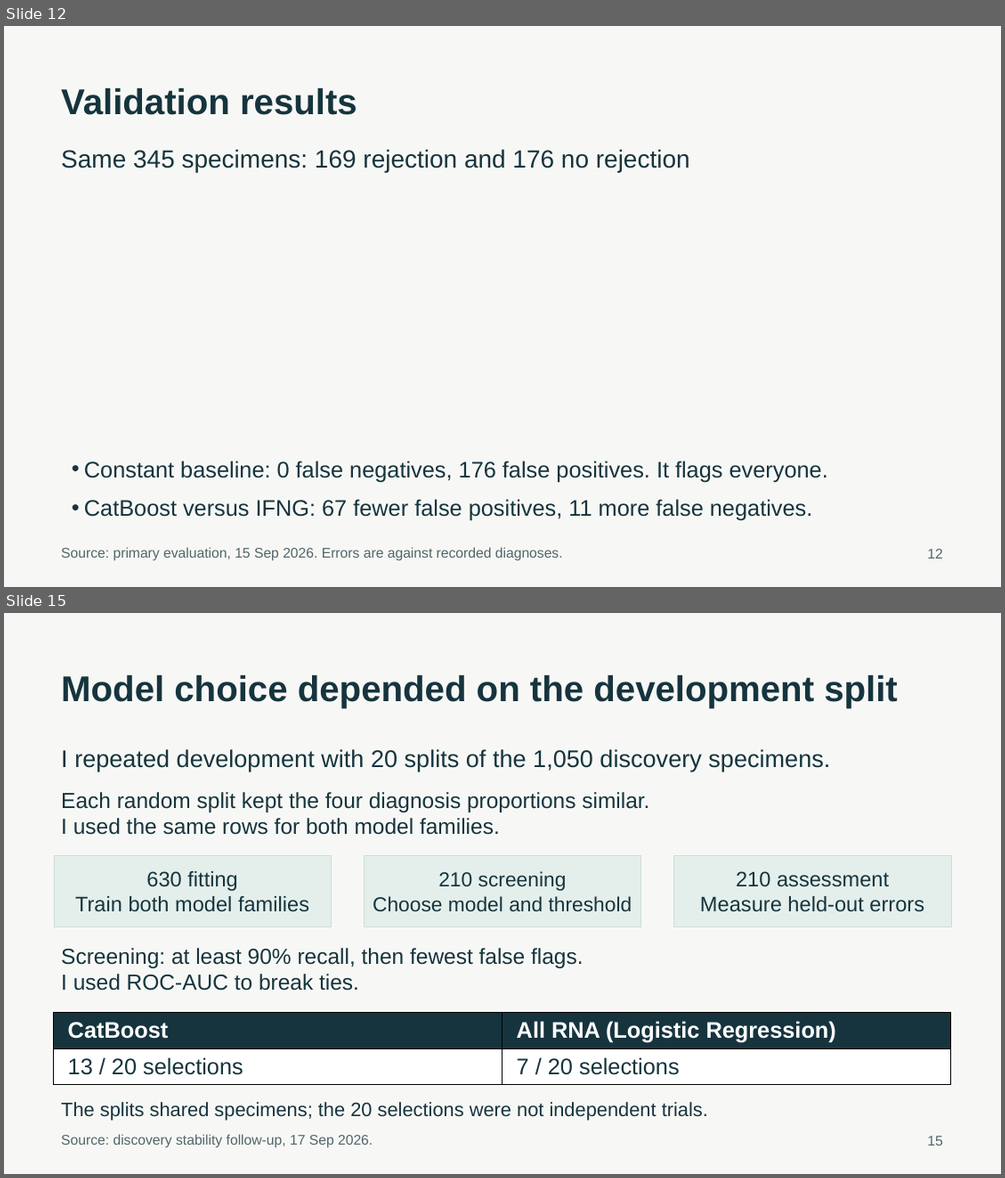
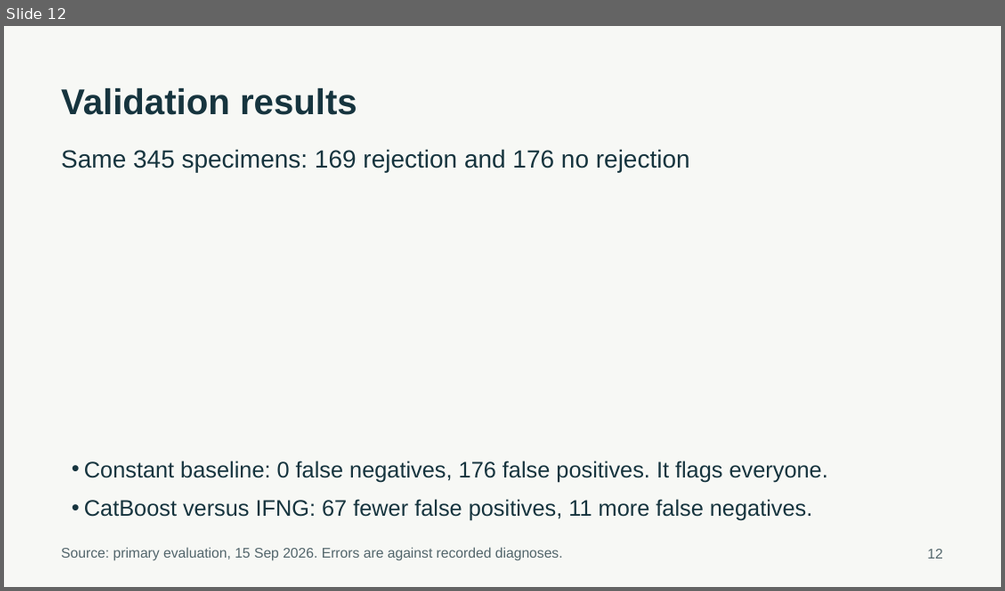
Before and after one commit to ca34525/Kidney-Biopsy-Rejection-Classifier, a slide deck: presentation/unos_kidney_biopsy.pptx. Shown one above the other, each under a label of ours: slides 12 and 15 before the commit, slide 12 after it; the slides between them are not shown. The pictures are 1005x1178 and 1005x591 pixels, drawn with LibreOffice and Linux fonts; fonts in the diff are those of the drawing. Boxes give left, top, right and bottom in pixels: in the first picture for what was removed or moved away, otherwise in the second. Text is boxed around its words. In the diff, an @@ line names an element or a change of style, - is before the commit and + after.

```diff
--- a/presentation/unos_kidney_biopsy.pptx
+++ b/presentation/unos_kidney_biopsy.pptx
@@ slide 15 removed at bbox=[4, 613, 1001, 1174], background #F7F8F5 @@
@@ text removed at bbox=[61, 675, 898, 708] @@
-Model choice depended on the development split
@@ text removed at bbox=[61, 749, 830, 771] @@
-I repeated development with 20 splits of the 1,050 discovery specimens.
@@ text removed at bbox=[61, 792, 649, 835] @@
-Each random split kept the four diagnosis proportions similar.
-I used the same rows for both model families.
@@ rectangle removed at bbox=[54, 855, 332, 927] @@
-630 fitting
-Train both model families
@@ rectangle removed at bbox=[364, 855, 641, 927] @@
-210 screening
-Choose model and threshold
@@ rectangle removed at bbox=[674, 855, 952, 927] @@
-210 assessment
-Measure held-out errors
@@ text removed at bbox=[61, 948, 582, 990] @@
-Screening: at least 90% recall, then fewest false flags.
-I used ROC-AUC to break ties.
@@ table removed at bbox=[54, 1013, 952, 1084], 2 rows, 2 columns @@
-CatBoost | All RNA (Logistic Regression)
-13 / 20 selections | 7 / 20 selections
@@ text removed at bbox=[61, 1102, 708, 1120] @@
-The splits shared specimens; the 20 selections were not independent trials.
@@ text removed at bbox=[61, 1134, 372, 1148] @@
-Source: discovery stability follow-up, 17 Sep 2026.
@@ text removed at bbox=[927, 1135, 942, 1145] @@
-15
```
Also in this commit, not shown: 1 slide changed, 6 slides added, 14 other slides removed, 32 other files.
